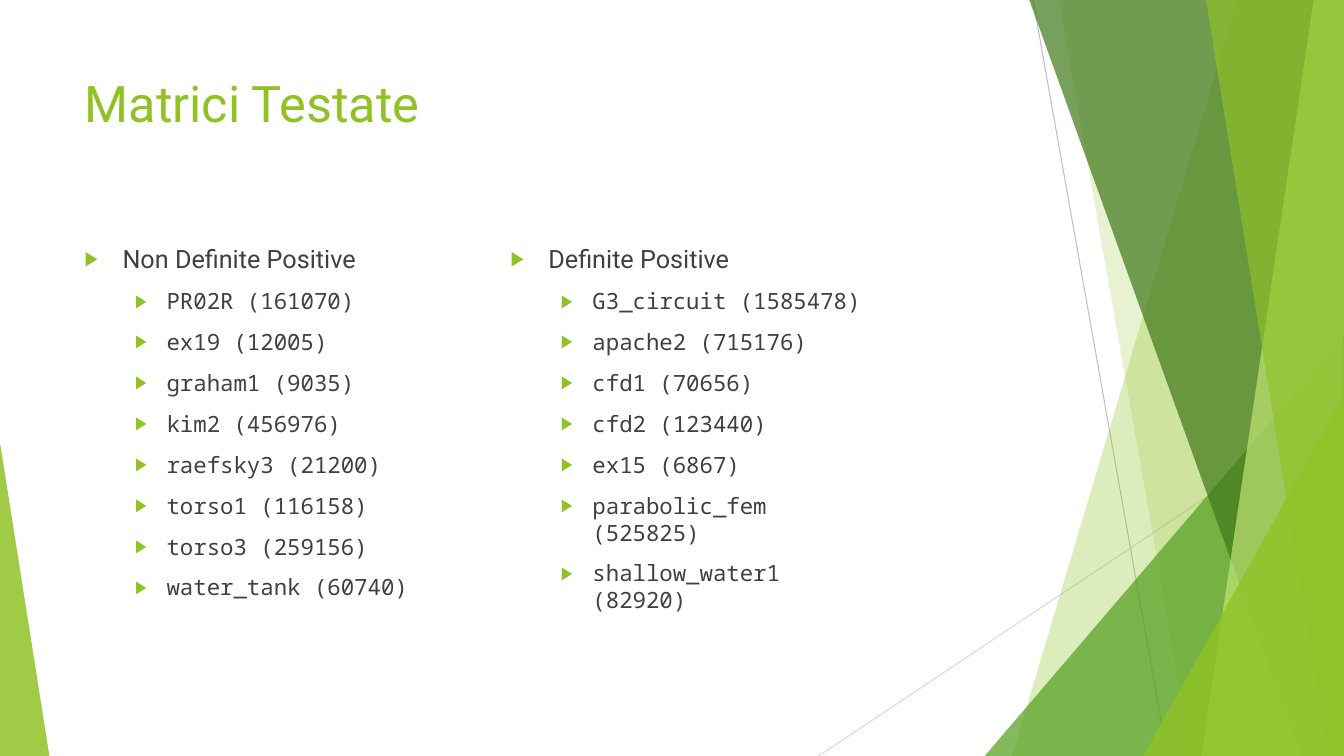
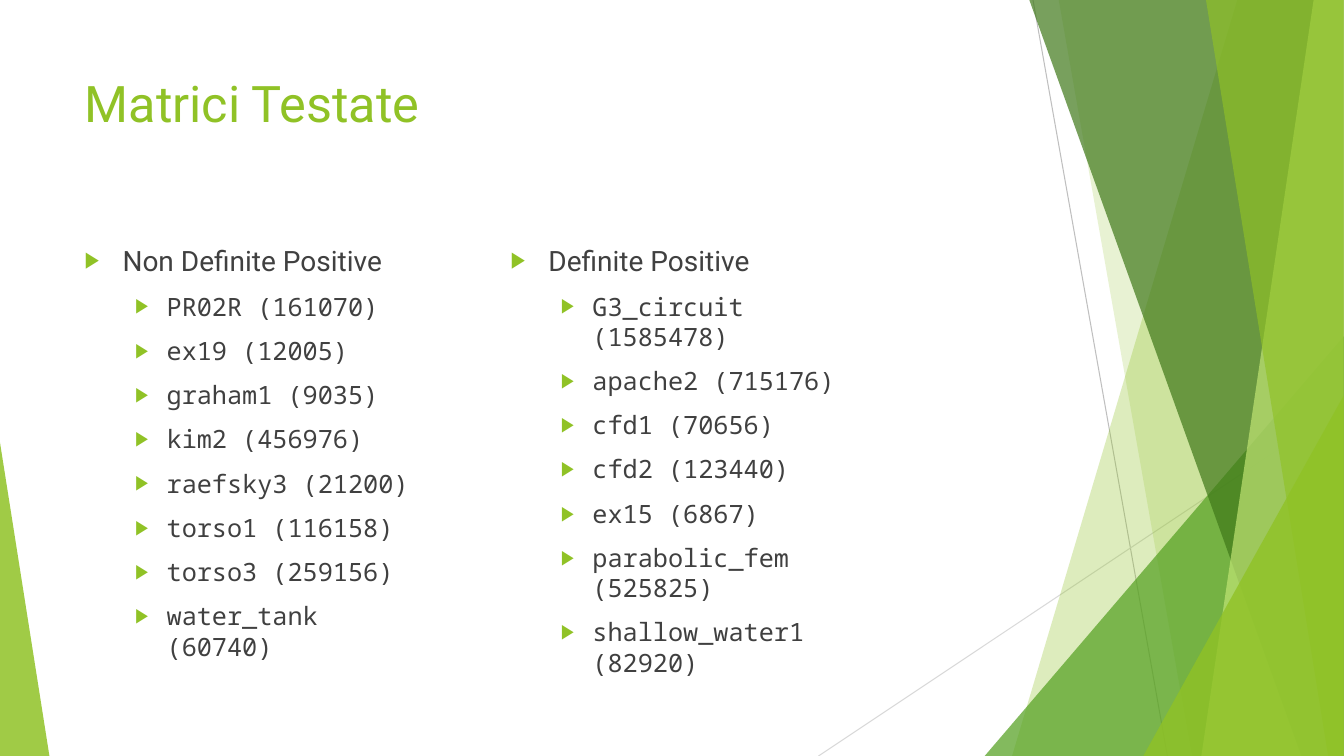
Before and after one commit to CostantiniMatteo/progetto-mcs, a slide deck: slide 15 of presentazione.pptx (slide 14 before the commit). Drawn at 1344x756 pixels with LibreOffice and Linux fonts; fonts in the diff are those of the drawing. Boxes give left, top, right and bottom in pixels: in the first picture for what was removed or moved away, otherwise in the second. Text is boxed around its words. In the diff, an @@ line names an element or a change of style, - is before the commit and + after.

```diff
--- a/presentazione.pptx
+++ b/presentazione.pptx
@@ text "Non Definite Positive" at [123,249,409,660]: size 18 to 20 pt in "Non Definite Positive"; size 16 to 18 pt in "PR02R (161070)", "ex19 (12005)", "graham1 (9035)", "kim2 (456976)" and 4 more places @@
@@ text "Definite Positive" at [548,249,834,676]: size 18 to 20 pt in "Definite Positive"; size 16 to 18 pt in "G3_circuit (1585478)", "apache2 (715176)", "cfd1 (70656)", "cfd2 (123440)" and 3 more places @@
```
Also in this commit, not shown: 7 other slides changed, 3 slides added, 1 slide removed.
